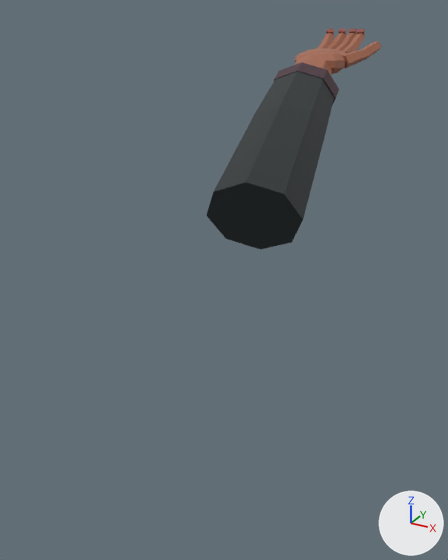
Before and after pictures for a commit that changed the glTF model models/mana_jucator.glb.
Camera for both pictures: a camera (50 mm lens) standing at (0.379, -1.035, 0.075) and looking at (0.02, -0.381, -0.251). Every picture has the same lights, and +X, +Y and +Z are marked at lower right. The older version comes first. Vertices at exactly the same position are counted once.

In view in the first picture: 'Mana'.
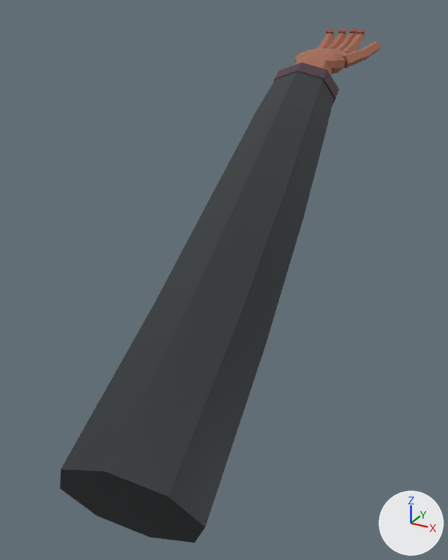
The change, as JSON lines over the scene's bpy script:
```json
{"block": "me_mana", "where": "# used by ob_mana; location = (0.0, 0.0, 0.0)"}
{"op": "remove", "block": "me_mana", "code": "me_mana.from_pydata(...)  # 305 vertices, 538 faces; spans x -0.046..0.121, y -0.402..0.126, z -0.209..0.04"}
{"op": "add", "block": "me_mana", "code": "me_mana.from_pydata(...)  # 321 vertices, 570 faces; spans x -0.046..0.184, y -0.745..0.126, z -0.367..0.04"}
{"block": "me_mana", "change": "me_mana part 1"}
{"block": "me_mana", "change": "2 vertices are removed from x -0.001..0.121, y -0.39..-0.37, z -0.164..-0.156"}
{"block": "me_mana", "change": "12 faces are deleted"}
{"block": "me_mana", "change": "18 vertices are added at x -0.001..0.184, y -0.745..-0.371, z -0.367..-0.156"}
{"block": "me_mana", "change": "44 new faces join them"}
```

Where the change shows, as pixel boxes [x1, y1, x2, y2] in the pictures (448 x 560 px):
```json
{"object": "Mana", "change": "reshaped", "before": [206, 29, 381, 249], "after": [60, 29, 381, 543], "on screen": "83% wider, 133% taller"}
{"part": 1, "of": "me_mana", "change": "built on", "before": [206, 182, 304, 249], "after": [60, 182, 304, 543]}
```
